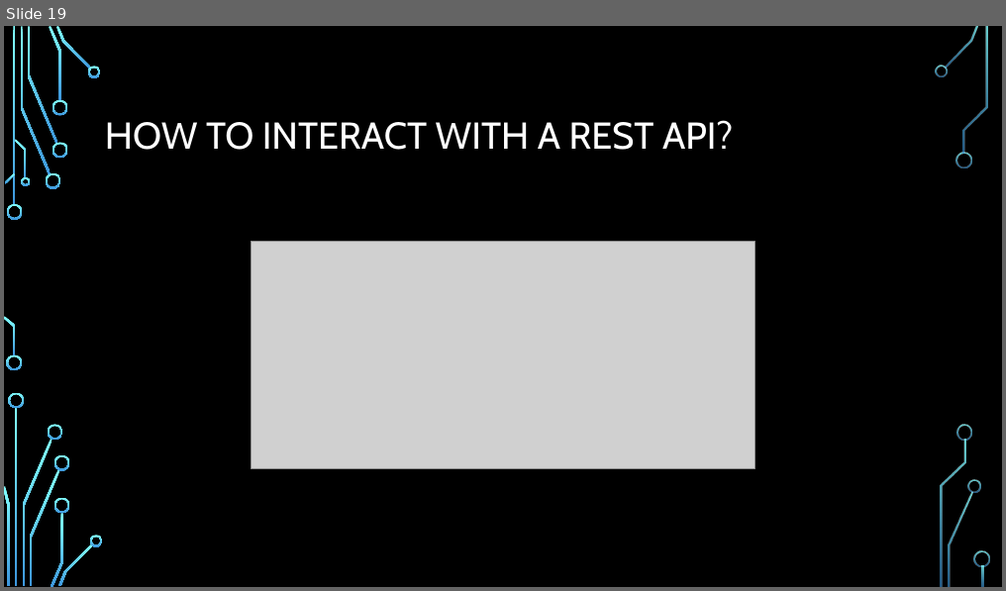
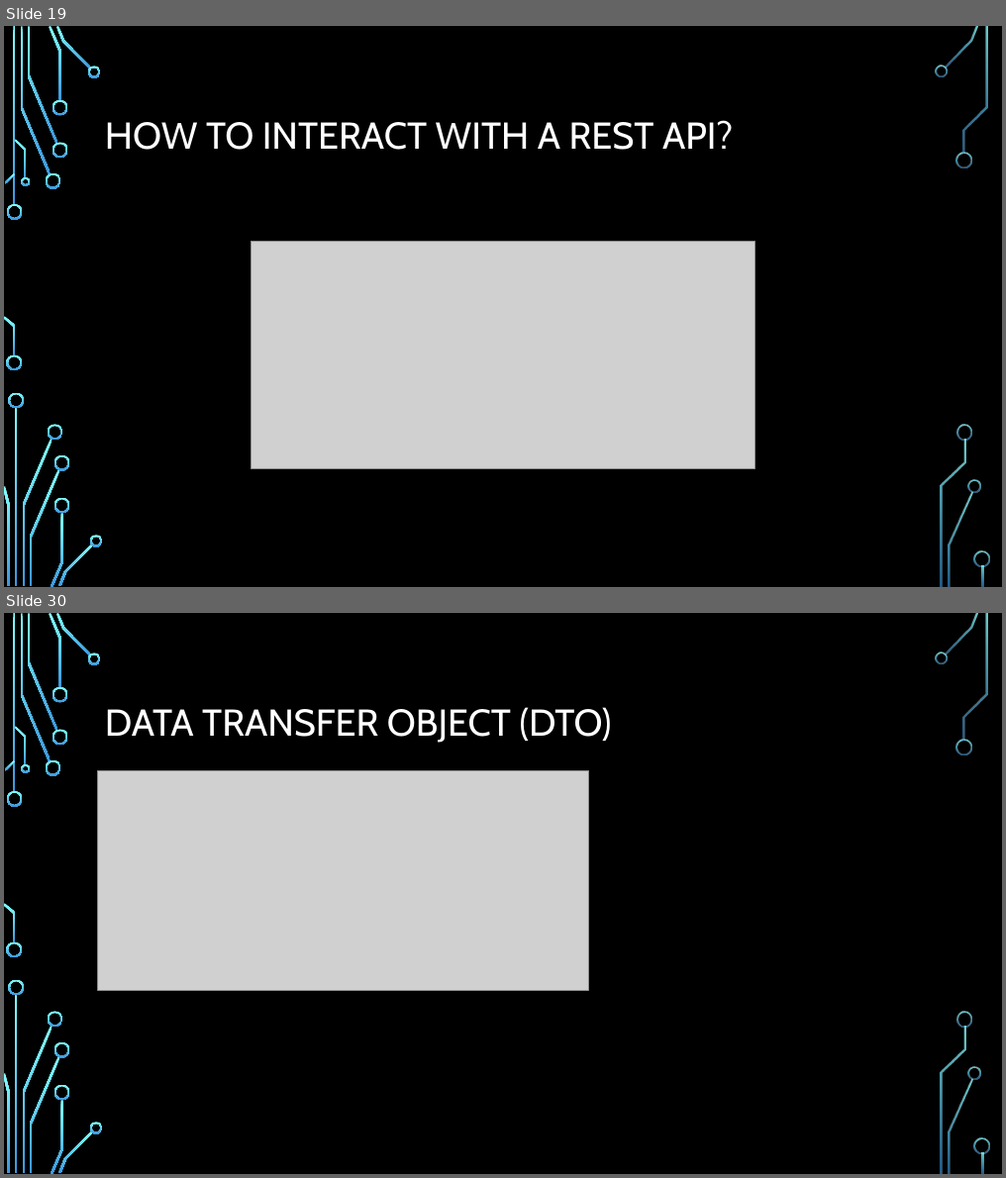
Before and after one commit to kenshih1989/GameStoreAPI, a slide deck: GameStore with Visual Studio Code.pptx. Shown one above the other, each under a label of ours: slide 19 before the commit, slides 19 and 30 after it; the slides between them are not shown. The pictures are 1006x591 and 1006x1178 pixels, drawn with LibreOffice and Linux fonts; fonts in the diff are those of the drawing; grey boxes stand for pictures; background and template pictures are left out. Boxes give left, top, right and bottom in pixels: in the first picture for what was removed or moved away, otherwise in the second. Text is boxed around its words. In the diff, an @@ line names an element or a change of style, - is before the commit and + after.

```diff
--- a/GameStore with Visual Studio Code.pptx
+++ b/GameStore with Visual Studio Code.pptx
@@ slide 30 added at bbox=[4, 613, 1002, 1174], background picture (left out); not listed: 36 template elements that a slide beside it also shows @@
@@ title added at bbox=[105, 707, 612, 743], 36 pt, text #FFFFFF @@
+DATA TRANSFER OBJECT (DTO)
@@ picture added at bbox=[98, 770, 589, 990] @@
```
Also in this commit, not shown: 17 other slides added, 1 slide removed, 47 other files.
